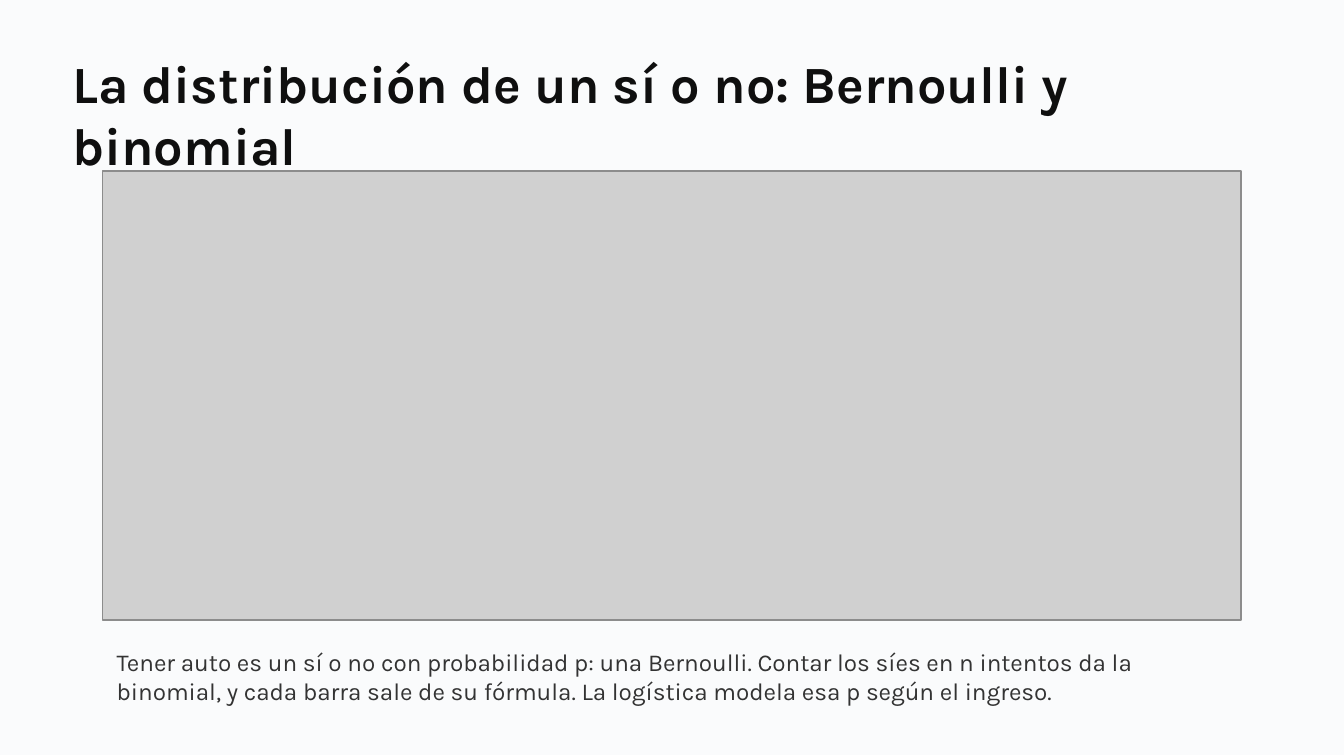
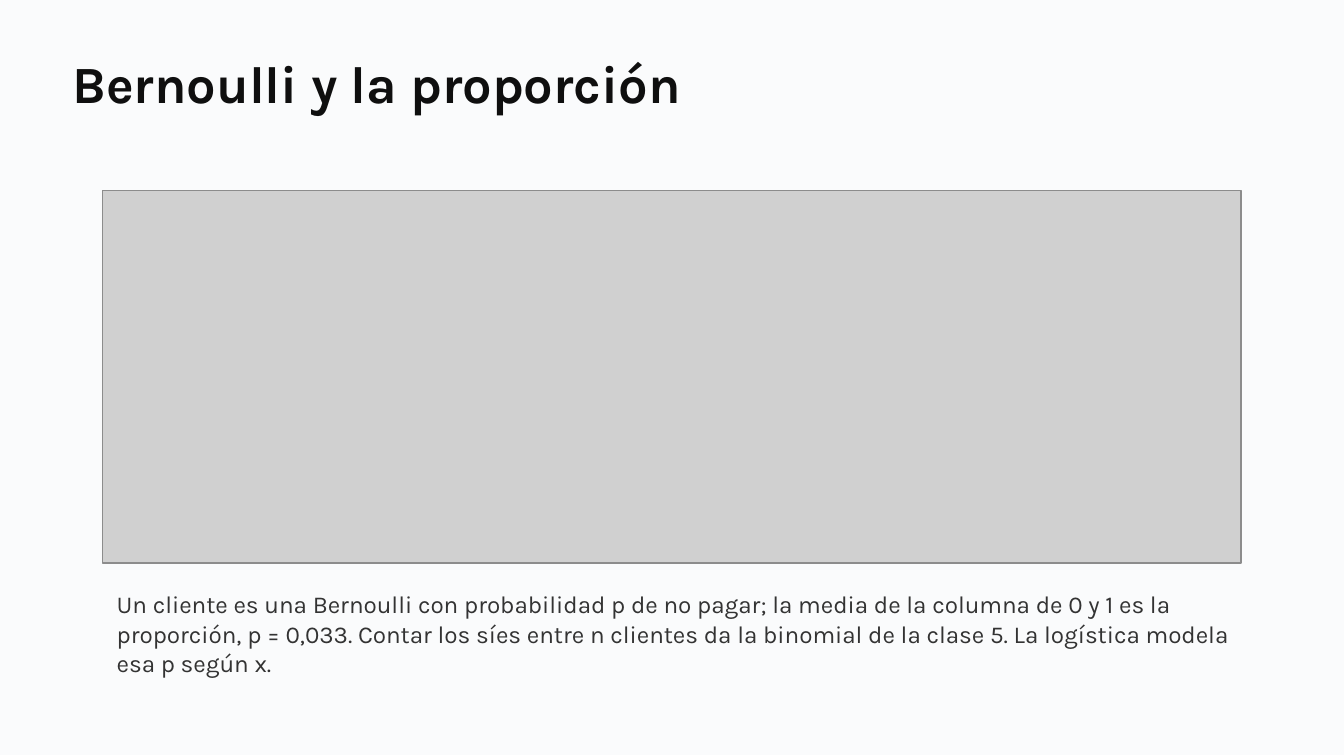
Before and after one commit to daniopitz/diplomado-cdd, a slide deck: slide 8 of presentaciones/clase06_regresion_logistica.pptx (slide 4 before the commit). Drawn at 1344x755 pixels with LibreOffice and Linux fonts; fonts in the diff are those of the drawing; grey boxes stand for pictures. Boxes give left, top, right and bottom in pixels: in the first picture for what was removed or moved away, otherwise in the second. Text is boxed around its words. In the diff, an @@ line names an element or a change of style, - is before the commit and + after.

```diff
--- a/presentaciones/clase06_regresion_logistica.pptx
+++ b/presentaciones/clase06_regresion_logistica.pptx
@@ text at (72, 62, 681, 115): text changed @@
-La distribución de un sí o no: Bernoulli y binomial
+Bernoulli y la proporción
@@ picture: place and size @@
-picture at (102, 171, 1241, 620)
+picture at (102, 191, 1241, 563)
@@ text at (117, 596, 1229, 678): text changed @@
-Tener auto es un sí o no con probabilidad p: una Bernoulli. Contar los síes en n intentos da la binomial, y cada barra sale de su fórmula. La logística modela esa p según el ingreso.
+Un cliente es una Bernoulli con probabilidad p de no pagar; la media de la columna de 0 y 1 es la proporción, p = 0,033. Contar los síes entre n clientes da la binomial de la clase 5. La logística modela esa p según x.
```
Also in this commit, not shown: 5 other slides changed, 32 slides added, 5 slides removed, 7 other files.
